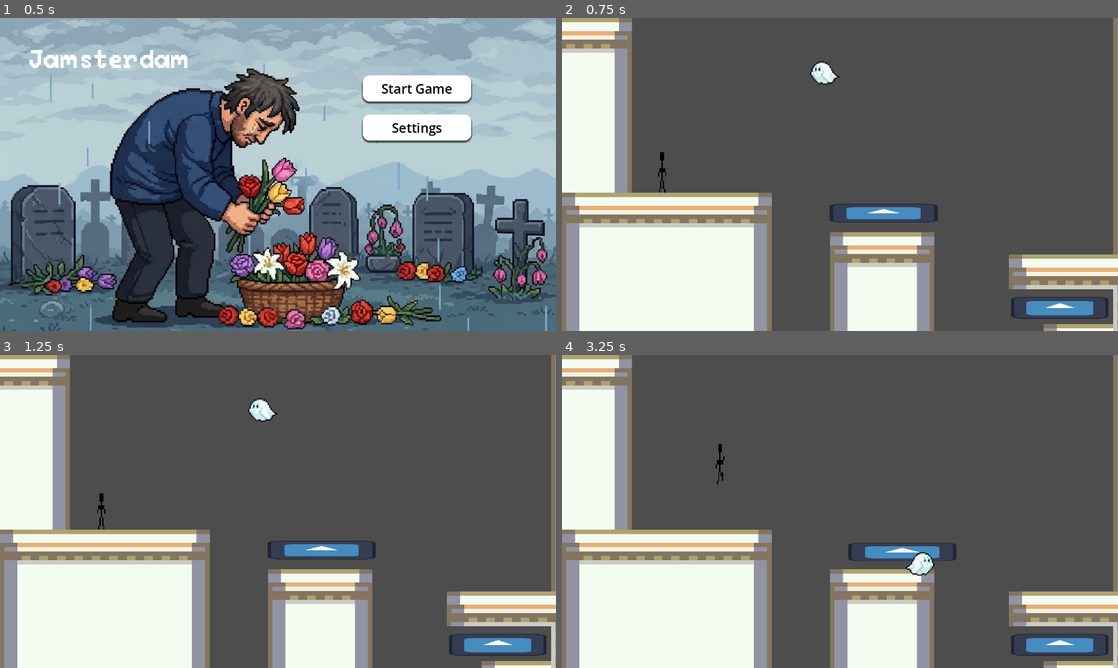
Above: before the commit, frames 1-4 (two rows, left to right).
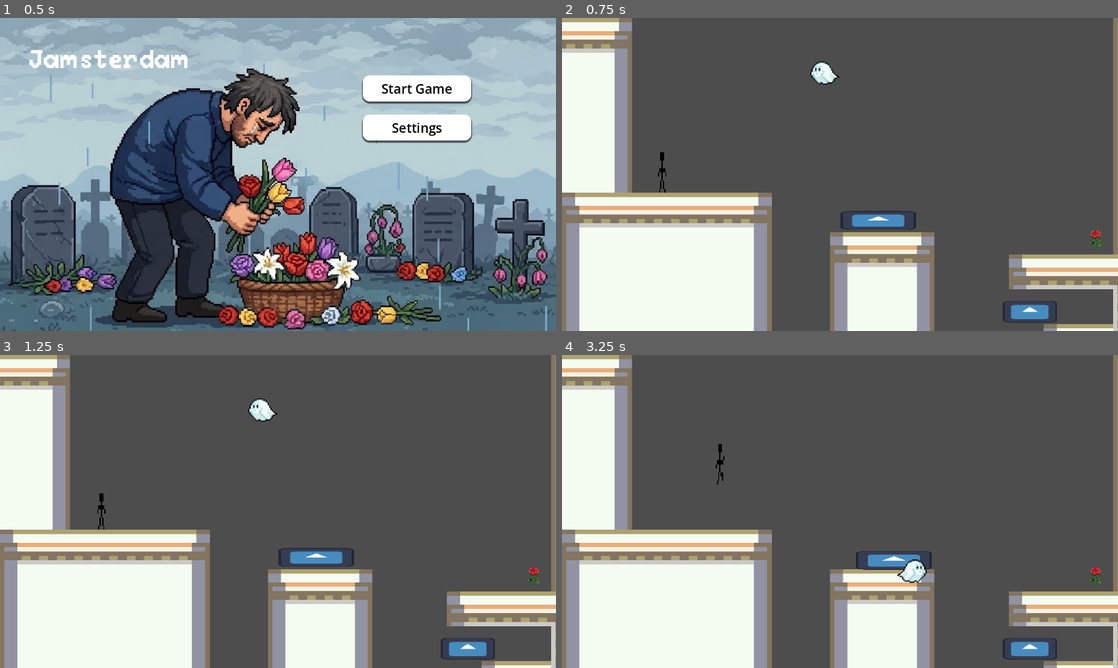
Above: after the commit, the same moments.

Repository: sammo4gun/jamsterdam
Game: Godot game, scene res://Scenes/main_menu.tscn
The game is run twice, just before and just after one commit, with the same random seed, the same clock (stepped at 60 frames per second) and the same inputs. The engine's default icon, where the game draws it, is replaced by a stand-in: a white triangle on a blue panel in a dark square.
Inputs (mouse positions are in pixels of both pictures, inside the frame that each line leads up to):
- Up to frame 1 (0.5 s): no input
- Up to frame 2 (0.75 s): click "Start Game" at 0.5 s
- Up to frame 3 (1.25 s): no input
- Up to frame 4 (3.25 s): move the mouse to (812, 508) at 1.27 s; hold Right (right) 1.28-2.78 s; click (812, 508) at 1.42 s; tap Space (jump) at 1.52, 2.27 s; move the mouse to (884, 549) at 2.02 s; click (884, 549) at 2.17 s; move the mouse to (1062, 646) at 2.77 s; hold A (left) from 2.78 s (still down); click (1062, 646) at 2.92 s

Frame 1 is identical in both runs. In frame 2, 1.7% of the frame differs, in the area x 48-99%, y 59-98%; in frame 3, 1.7%; in frame 4, 2.0%, in the area x 51-99%, y 60-98%.

Commit message:
commit to main

Diff:
--- a/Scenes/Levels/level1.tscn
+++ b/Scenes/Levels/level1.tscn
@@ -1,13 +1,13 @@
-[gd_scene load_steps=15 format=4 uid="uid://xr273hyfg6kr"]
+[gd_scene load_steps=16 format=4 uid="uid://xr273hyfg6kr"]
 
 [ext_resource type="Script" uid="uid://vp4ly8u07miy" path="res://Scripts/world.gd" id="1_y4dr7"]
 [ext_resource type="PackedScene" uid="uid://cnfrxpljq8b8q" path="res://Scenes/nonmoveable.tscn" id="2_didp7"]
 [ext_resource type="Texture2D" uid="uid://bxal7o0n5sc1l" path="res://Assets/Images/backgroundec1.png" id="2_hkfpk"]
 [ext_resource type="PackedScene" uid="uid://dpfjytluhwwx7" path="res://Scenes/moveable.tscn" id="3_2a60c"]
 [ext_resource type="PackedScene" uid="uid://6pic503w7xpl" path="res://Scenes/ghost.tscn" id="4_4iphx"]
-[ext_resource type="PackedScene" path="res://Scenes/rose.tscn" id="4_i36j2"]
 [ext_resource type="PackedScene" uid="uid://buqy7w73rwv13" path="res://Scenes/buildings_tile_map_layer.tscn" id="4_i36j2"]
 [ext_resource type="PackedScene" uid="uid://cctthl1q1bekw" path="res://Scenes/guy.tscn" id="5_jgkgd"]
+[ext_resource type="PackedScene" uid="uid://k2kwvg3avs8t" path="res://Scenes/rose.tscn" id="6_ir7pk"]
 [ext_resource type="Texture2D" uid="uid://du8yvhhd3cgnu" path="res://Assets/Tilesets/tiles.png" id="6_m0h5h"]
 [ext_resource type="PackedScene" uid="uid://di2p66442rfuh" path="res://Scenes/pause_menu.tscn" id="7_20uw2"]
 
@@ -271,16 +271,16 @@
 scale = Vector2(0.994728, 0.995996)
 tile_map_data = PackedByteArray("AAARAAkAAAAHAAMAABARAAoAAAAHAAgAABARAAsAAAAHAAgAABARAAwAAAAHAAgAABAQAAcAAAAHAAMAABARAA …(1360 unchanged characters)…
 
-[node name="Rose" parent="." instance=ExtResource("4_i36j2")]
-position = Vector2(1246, 484)
+[node name="Rose2" parent="." instance=ExtResource("6_ir7pk")]
+position = Vector2(1231, 511)
 
 [node name="Moveable" parent="." instance=ExtResource("3_2a60c")]
-position = Vector2(740, 449)
-scale = Vector2(0.400001, 0.240001)
+position = Vector2(728, 466)
+scale = Vector2(0.279999, 0.240001)
 
 [node name="Moveable2" parent="." instance=ExtResource("3_2a60c")]
-position = Vector2(1146, 667)
-scale = Vector2(0.360001, 0.280001)
+position = Vector2(1077, 676)
+scale = Vector2(0.199996, 0.280001)
 
 [node name="Ghost" parent="." instance=ExtResource("4_4iphx")]
 position = Vector2(610, 126)
--- a/Scripts/moveable.gd
+++ b/Scripts/moveable.gd
@@ -18,14 +18,16 @@
 func get_input(delta):
 	var input_direction = Input.get_vector("left", "right", "up", "down")
 	var target_velocity = input_direction * speed / weight
+	if connected_guy:
+		target_velocity = target_velocity / 4
 	velocity = velocity.move_toward(target_velocity, 1000 * delta)
-	if connected_guy:
-		velocity = velocity / 4
-		if velocity.y < 0:
+	if connected_guy and velocity.y < 0:
 			guy.velocity.y = velocity.y/2
+
 
 func _physics_process(delta):
 	if possessed:
+		print(connected_guy)
 		if get_slide_collision_count() == 0:
 			connected_guy = false
 			guy = null
Not shown: 1 places in Scenes/rose.tscn that only renumber resources
